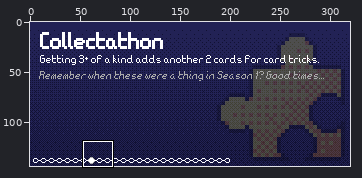
Pixel-art file, stored at ase/perk.ase. The first picture is a wide view before the edit; the outline marks the close-up.
Close-up. Before:
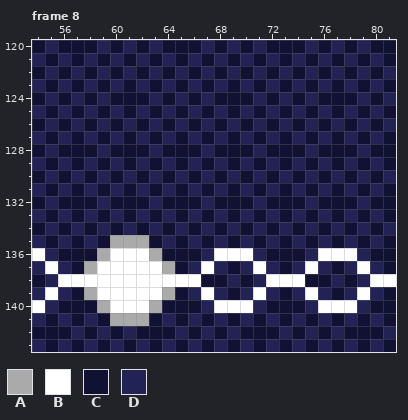
320x144 pixels, 26 frames. Shown: frame 8: x 54..81, y 120..143.
Visible layers, top first: "Text", "ID bubble", "ID", "art" opacity 20%, "back".
Palette (. is transparent): A #aaaaaa  B #ffffff  C #111133  D #222255
Pixels before, frame 8, first column x 54:
120 CDCCCDCDCDCCCDCDCDCCCDCDCDCC
121 DCDCDCDCDCDCDCDCDCDCDCDCDCDC
122 CDCDCDCDCDCDCDCDCDCDCDCDCDCD
123 DCDCDCDCDCDCDCDCDCDCDCDCDCDC
124 CDCDCDCCCDCDCDCCCDCDCDCCCDCD
125 DCDCDCDCDCDCDCDCDCDCDCDCDCDC
126 CDCDCDCDCDCDCDCDCDCDCDCDCDCD
127 DCDCDCDCDCDCDCDCDCDCDCDCDCDC
128 CDCCCDCCCDCCCDCCCDCCCDCCCDCC
129 DCDCDCDCDCDCDCDCDCDCDCDCDCDC
130 CDCDCDCDCDCDCDCDCDCDCDCDCDCD
131 DCDCDCDCDCDCDCDCDCDCDCDCDCDC
132 CDCCCDCCCDCCCDCCCDCCCDCCCDCC
133 DCDCDCDCDCDCDCDCDCDCDCDCDCDC
134 CDCDCDCDCDCDCDCDCDCDCDCDCDCD
135 DCDCDCAAACDCDCDCDCDCDCDCDCDC
136 BDCCCABBBACCCDBBBDCCCDBBBDCC
137 DBDCABBBBBACDBDCDBDCDBDCDBDC
138 CDBBBBBBBBBBBCCDCDBBBCCDCDBB
139 DBDCABBBBBACDBDCDBDCDBDCDBDC
140 BDCCCABBBACCCDBBBDCCCDBBBDCC
141 DCDCDCAAACDCDCDCDCDCDCDCDCDC
142 CCCDCDCDCCCDCDCDCCCDCDCDCCCD
143 DCDCDCDCDCDCDCDCDCDCDCDCDCDC
Now the later version:
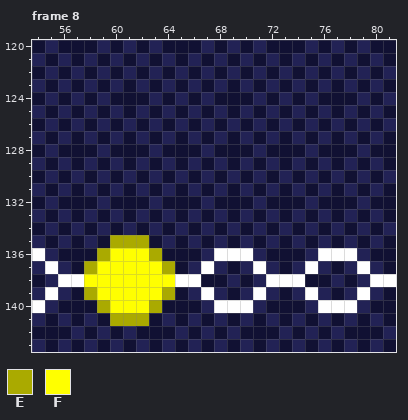
Colours new in this view: E #aaaa00  F #ffff00
From old to new:
Frame 8, layer "ID bubble":
y 135: x 60..62 AAA -> EEE
y 136: x 59..63 ABBBA -> EFFFE
y 137: x 58..64 ABBBBBA -> EFFFFFE
y 138: x 58..64 BBBBBBB -> FFFFFFF
y 139: x 58..64 ABBBBBA -> EFFFFFE
y 140: x 59..63 ABBBA -> EFFFE
y 141: x 60..62 AAA -> EEE
